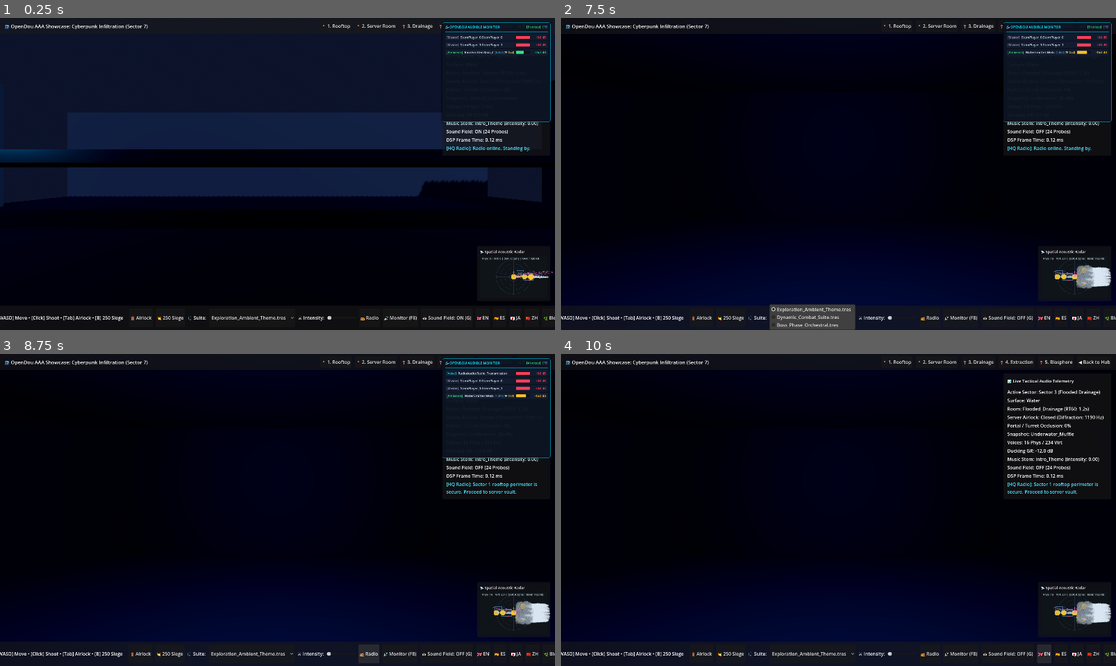
Above: before the commit, frames 1-4 (two rows, left to right).
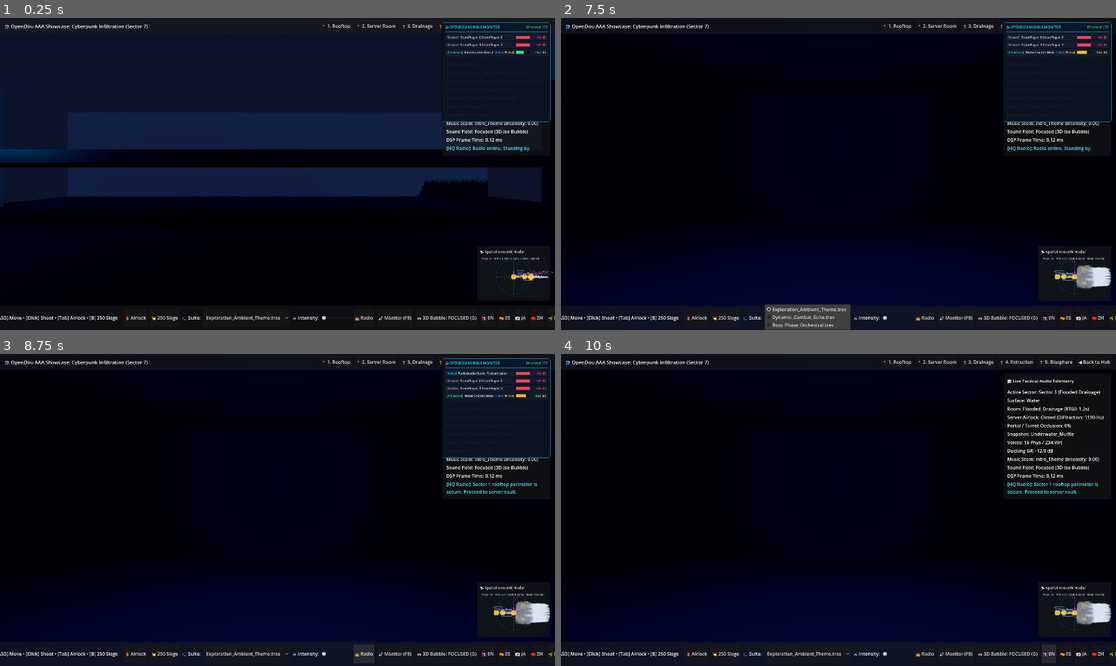
Above: after the commit, the same moments.

Repository: andinodev/opendou
Game: Godot game, scene res://scenes/demos/07_cyberpunk_infiltration/demo_cyberpunk_infiltration.tscn
The game is run twice, just before and just after one commit, with the same random seed, the same clock (stepped at 60 frames per second) and the same inputs. This scene is started directly instead of the project's main scene.
Inputs:
- Up to frame 1 (0.25 s): no input
- Up to frame 2 (7.5 s): click "👁️ Sound Field: ON (G)" (after the commit: "👁️ 3D Bubble: FOCUSED (G)") at 0.5 s; click "👁️ Sound Field: OFF (G)" (after the commit: "👁️ 3D Bubble: ALL ACTIVE (G)") at 1.25 s; click "👁️ Sound Field: ON (G)" (after the commit: "👁️ 3D Bubble: OFF (G)") at 2 s; click "📍 1. Rooftop" at 2.75 s; click "📍 3. Drainage" at 3.5 s; click "📍 4. Extraction" at 4.25 s; click "📍 5. Biosphere" at 5 s; click "🚪 Airlock" at 5.75 s; click "💥 250 Siege" at 6.5 s; click "Exploration_Ambient_Theme.tres" at 7.25 s
- Up to frame 3 (8.75 s): click "📻 Radio" at 8 s
- Up to frame 4 (10 s): click "🔊 Monitor (F8)" at 8.75 s; click "🇬🇧 EN" at 9.5 s

The runs differ from the first frame. In frame 1, 0.8% of the frame differs, in the area x 0-100%, y 35-98%; in frame 2, 1.1%, in the area x 0-100%, y 35-100%; in frame 3, 0.9%; in frame 4, 0.9%.

Commit message:
feat(demos): integrate 3D acoustic iso-bubble cycling and multi-selection in Cyberpunk demo (Task 2 - TASK-049)

Diff:
--- a/scenes/demos/07_cyberpunk_infiltration/demo_cyberpunk_infiltration.gd
+++ b/scenes/demos/07_cyberpunk_infiltration/demo_cyberpunk_infiltration.gd
@@ -382,11 +382,29 @@
 func _on_toggle_acoustics_pressed() -> void:
 	if not acoustic_debugger:
 		acoustic_debugger = get_node_or_null("LevelGeometry/AcousticDebugger")
+	if not btn_toggle_acoustics:
+		btn_toggle_acoustics = get_node_or_null("TacticalHUD/BottomBar/Margin/HBox/BtnToggleAcoustics") if get_node_or_null("TacticalHUD/BottomBar/Margin/HBox/BtnToggleAcoustics") else get_node_or_null("UI/ControlsPanel/Margin/HBox/BtnToggleAcoustics")
+	if not lbl_sound_field:
+		lbl_sound_field = get_node_or_null("TacticalHUD/HUDPanel/Margin/VBox/LblSoundField") if get_node_or_null("TacticalHUD/HUDPanel/Margin/VBox/LblSoundField") else get_node_or_null("UI/HUDPanel/Margin/VBox/LblSoundField")
+
 	if acoustic_debugger:
-		acoustic_debugger.toggle_debug()
+		if not acoustic_debugger.enabled:
+			acoustic_debugger.enabled = true
+			acoustic_debugger.display_mode = 0 # Focused (Only_Selected)
+		elif acoustic_debugger.display_mode == 0:
+			acoustic_debugger.display_mode = 1 # All Active (Active_Audible_Only)
+		else:
+			acoustic_debugger.enabled = false
+
 	if btn_toggle_acoustics:
-		var is_on = acoustic_debugger.enabled if acoustic_debugger else false
-		btn_toggle_acoustics.text = "👁️ Sound Field: %s (G)" % ("ON" if is_on else "OFF")
+		var btn_txt = "👁️ 3D Bubble: OFF (G)"
+		if acoustic_debugger and acoustic_debugger.enabled:
+			if acoustic_debugger.display_mode == 0:
+				btn_txt = "👁️ 3D Bubble: FOCUSED (G)"
+			else:
+				btn_txt = "👁️ 3D Bubble: ALL ACTIVE (G)"
+		btn_toggle_acoustics.text = btn_txt
+
 	_update_hud()
 
 func _on_back_pressed() -> void:
@@ -764,6 +782,5 @@
 		lbl_voices.text = "Voices: %d Phys / %d Virt" % [phys, virt]
 
 	if lbl_sound_field:
-		var is_on = acoustic_debugger.enabled if acoustic_debugger else false
-		var ray_count = acoustic_debugger.probe_ray_count if acoustic_debugger else 24
-		lbl_sound_field.text = "Sound Field: %s (%d Probes)" % ["ON" if is_on else "OFF", ray_count]
+		var mode_str = "OFF" if not (acoustic_debugger and acoustic_debugger.enabled) else ("Focused (3D Iso-Bubble)" if acoustic_debugger.display_mode == 0 else "All Active (3D)")
+		lbl_sound_field.text = "Sound Field: %s" % mode_str
--- a/scenes/demos/07_cyberpunk_infiltration/demo_cyberpunk_infiltration.tscn
+++ b/scenes/demos/07_cyberpunk_infiltration/demo_cyberpunk_infiltration.tscn
@@ -225,7 +225,7 @@
 material_preset = "Metal"
 floor_surface = &"Metal"
 absorption_coefficient = 0.56
-calculated_rt60 = 2.07741935483871
+calculated_rt60 = 12.0
 
 [node name="RoomShape" type="CollisionShape3D" parent="LevelGeometry/Sector2_ServerRoom/ServerRoomArea" unique_id=198274911]
 shape = SubResource("BoxShape3D_server")
@@ -470,7 +470,7 @@
 room_name = &"Biosphere_Sanctuary"
 material_preset = "Metal"
 floor_surface = &"Metal"
-calculated_rt60 = 0.8944444444444444
+calculated_rt60 = 12.0
 
 [node name="RoomShape" type="CollisionShape3D" parent="LevelGeometry/Sector5_Biosphere/BiosphereRoom" unique_id=310100018]
 shape = SubResource("BoxShape3D_biosphere")
@@ -484,6 +484,7 @@
 
 [node name="CanopyWind_FL" type="AudioStreamPlayer3D" parent="LevelGeometry/Sector5_Biosphere" unique_id=310100001]
 transform = Transform3D(1, 0, 0, 0, 1, 0, 0, 0, 1, 74, 3.5, -6)
+visible = false
 volume_db = -8.0
 unit_size = 5.0
 autoplay = true
@@ -495,6 +496,7 @@
 
 [node name="Waterfall_FR" type="AudioStreamPlayer3D" parent="LevelGeometry/Sector5_Biosphere" unique_id=310100002]
 transform = Transform3D(1, 0, 0, 0, 1, 0, 0, 0, 1, 86, 3.5, -6)
+visible = false
 volume_db = -8.0
 unit_size = 5.0
 autoplay = true
@@ -506,6 +508,7 @@
 
 [node name="Bird_C" type="AudioStreamPlayer3D" parent="LevelGeometry/Sector5_Biosphere" unique_id=310100003]
 transform = Transform3D(1, 0, 0, 0, 1, 0, 0, 0, 1, 80, 2, -8)
+visible = false
 volume_db = -6.0
 unit_size = 5.0
 autoplay = true
@@ -515,7 +518,8 @@
 synth_preset = "Bird_Chirp"
 
 [node name="Thunder_LFE" type="AudioStreamPlayer3D" parent="LevelGeometry/Sector5_Biosphere" unique_id=310100004]
-transform = Transform3D(1, 0, 0, 0, 1, 0, 0, 0, 1, 80, -0.5, 0)
+transform = Transform3D(1, 0, 0, 0, 1, 0, 0, 0, 1, 80, 0.38746023, 0)
+visible = false
 volume_db = -4.0
 unit_size = 6.0
 autoplay = true
@@ -526,6 +530,7 @@
 
 [node name="Cicada_SL" type="AudioStreamPlayer3D" parent="LevelGeometry/Sector5_Biosphere" unique_id=310100005]
 transform = Transform3D(1, 0, 0, 0, 1, 0, 0, 0, 1, 71, 1.5, 0)
+visible = false
 volume_db = -9.0
 unit_size = 5.0
 autoplay = true
@@ -537,6 +542,7 @@
 
 [node name="Frog_SR" type="AudioStreamPlayer3D" parent="LevelGeometry/Sector5_Biosphere" unique_id=310100006]
 transform = Transform3D(1, 0, 0, 0, 1, 0, 0, 0, 1, 89, 1.5, 0)
+visible = false
 volume_db = -7.0
 unit_size = 5.0
 autoplay = true
@@ -548,6 +554,7 @@
 
 [node name="Rain_RL" type="AudioStreamPlayer3D" parent="LevelGeometry/Sector5_Biosphere" unique_id=310100007]
 transform = Transform3D(1, 0, 0, 0, 1, 0, 0, 0, 1, 74, 2.5, 6)
+visible = false
 volume_db = -9.0
 unit_size = 5.0
 autoplay = true
@@ -559,6 +566,7 @@
 
 [node name="Droplet_RR" type="AudioStreamPlayer3D" parent="LevelGeometry/Sector5_Biosphere" unique_id=310100008]
 transform = Transform3D(1, 0, 0, 0, 1, 0, 0, 0, 1, 86, 2.5, 6)
+visible = false
 volume_db = -7.0
 unit_size = 5.0
 autoplay = true
@@ -570,6 +578,7 @@
 
 [node name="OrbitingBeeEmitter" type="AudioStreamPlayer3D" parent="LevelGeometry/Sector5_Biosphere" unique_id=310100009]
 transform = Transform3D(1, 0, 0, 0, 1, 0, 0, 0, 1, 85, 1.5, 0)
+visible = false
 volume_db = -8.0
 unit_size = 4.0
 autoplay = true
@@ -580,11 +589,6 @@
 
 [node name="AcousticDebugger" type="Node3D" parent="LevelGeometry" unique_id=987654320]
 script = ExtResource("11_debugger")
-enabled = true
-probe_ray_count = 24
-show_unit_size_core = true
-show_occlusion_rays = true
-show_sound_field_mesh = true
 
 [node name="ChaosEmittersParent" type="Node3D" parent="LevelGeometry" unique_id=943152636]
 visible = false
@@ -760,7 +764,7 @@
 
 [node name="LblSoundField" type="Label" parent="TacticalHUD/HUDPanel/Margin/VBox" unique_id=987654324]
 layout_mode = 2
-text = "Sound Field: 24 Probes (ON)"
+text = "Sound Field: Focused (3D Iso-Bubble)"
 
 [node name="LblDSP" type="Label" parent="TacticalHUD/HUDPanel/Margin/VBox" unique_id=132943054]
 layout_mode = 2
@@ -879,7 +883,7 @@
 
 [node name="BtnToggleAcoustics" type="Button" parent="TacticalHUD/BottomBar/Margin/HBox" unique_id=987654323]
 layout_mode = 2
-text = "👁️ Sound Field: ON (G)"
+text = "👁️ 3D Bubble: FOCUSED (G)"
 
 [node name="BtnLangEN" type="Button" parent="TacticalHUD/BottomBar/Margin/HBox" unique_id=1795084415]
 layout_mode = 2
--- a/tests/test_cyberpunk_demo.gd
+++ b/tests/test_cyberpunk_demo.gd
@@ -351,7 +351,7 @@
 			if bee_node.position == init_pos:
 				failures.append("Test 9j Failed: OrbitingBeeEmitter position did not update after _process")
 
-	# Test 27: OpenDouAcousticDebugger3D node and Tactical HUD toggle button integration
+	# Test 27: OpenDouAcousticDebugger3D node and Tactical HUD 3-state cycling toggle
 	var debug_node = instance.get_node_or_null("LevelGeometry/AcousticDebugger")
 	if not debug_node:
 		failures.append("Test 27a Failed: demo_cyberpunk_infiltration.tscn missing LevelGeometry/AcousticDebugger node")
@@ -368,26 +368,59 @@
 		btn_acoustics = instance.get_node_or_null("TacticalHUD/ControlsPanel/Margin/HBox/BtnToggleAcoustics")
 	if not btn_acoustics:
 		failures.append("Test 27e Failed: TacticalHUD missing BtnToggleAcoustics button")
-	else:
-		if not btn_acoustics.text.contains("Sound Field"):
-			failures.append("Test 27f Failed: BtnToggleAcoustics text expected to contain 'Sound Field', got '%s'" % btn_acoustics.text)
 
 	var lbl_sf = instance.get_node_or_null("TacticalHUD/HUDPanel/Margin/VBox/LblSoundField")
 	if not lbl_sf:
-		failures.append("Test 27g Failed: TacticalHUD missing LblSoundField label")
-
-	# Test toggle function in instance
+		failures.append("Test 27f Failed: TacticalHUD missing LblSoundField label")
+
+	# Test 3-state cycling of _on_toggle_acoustics_pressed() in instance:
+	# Initial (Focused): enabled = true, display_mode = 0
+	# Cycle 1 -> All Active: enabled = true, display_mode = 1
+	# Cycle 2 -> OFF: enabled = false
+	# Cycle 3 -> Focused: enabled = true, display_mode = 0
 	if instance.has_method("_on_toggle_acoustics_pressed"):
-		var initial_state = instance.acoustic_debugger.enabled if instance.acoustic_debugger else true
+		if instance.acoustic_debugger == null:
+			instance.acoustic_debugger = instance.get_node_or_null("LevelGeometry/AcousticDebugger")
+		if instance.lbl_sound_field == null:
+			instance.lbl_sound_field = instance.get_node_or_null("TacticalHUD/HUDPanel/Margin/VBox/LblSoundField")
+		if instance.btn_toggle_acoustics == null:
+			instance.btn_toggle_acoustics = instance.get_node_or_null("TacticalHUD/BottomBar/Margin/HBox/BtnToggleAcoustics")
+
+		instance._update_hud()
+
+		# Initial state
+		if instance.lbl_sound_field:
+			if instance.lbl_sound_field.text != "Sound Field: Focused (3D Iso-Bubble)":
+				failures.append("Test 27g Failed: Initial lbl_sound_field expected 'Sound Field: Focused (3D Iso-Bubble)', got '%s'" % instance.lbl_sound_field.text)
+
+		# 1st toggle: Focused (0) -> All Active (1)
 		instance._on_toggle_acoustics_pressed()
-		var new_state = instance.acoustic_debugger.enabled if instance.acoustic_debugger else false
-		if new_state == initial_state:
-			failures.append("Test 27h Failed: _on_toggle_acoustics_pressed did not toggle acoustic_debugger.enabled")
+		if not instance.acoustic_debugger.enabled or instance.acoustic_debugger.display_mode != 1:
+			failures.append("Test 27h Failed: 1st toggle expected enabled=true & display_mode=1 (All Active), got enabled=%s, mode=%d" % [str(instance.acoustic_debugger.enabled), instance.acoustic_debugger.display_mode])
+		if btn_acoustics and btn_acoustics.text != "👁️ 3D Bubble: ALL ACTIVE (G)":
+			failures.append("Test 27i Failed: 1st toggle button text expected '👁️ 3D Bubble: ALL ACTIVE (G)', got '%s'" % btn_acoustics.text)
+		if lbl_sf and lbl_sf.text != "Sound Field: All Active (3D)":
+			failures.append("Test 27j Failed: 1st toggle lbl_sound_field expected 'Sound Field: All Active (3D)', got '%s'" % lbl_sf.text)
+
+		# 2nd toggle: All Active (1) -> OFF (enabled=false)
 		instance._on_toggle_acoustics_pressed()
-		if instance.acoustic_debugger and instance.acoustic_debugger.enabled != initial_state:
-			failures.append("Test 27i Failed: _on_toggle_acoustics_pressed second toggle did not restore enabled state")
-	else:
-		failures.append("Test 27j Failed: Scene instance missing _on_toggle_acoustics_pressed method")
+		if instance.acoustic_debugger.enabled:
+			failures.append("Test 27k Failed: 2nd toggle expected enabled=false (OFF), got enabled=true")
+		if btn_acoustics and btn_acoustics.text != "👁️ 3D Bubble: OFF (G)":
+			failures.append("Test 27l Failed: 2nd toggle button text expected '👁️ 3D Bubble: OFF (G)', got '%s'" % btn_acoustics.text)
+		if lbl_sf and lbl_sf.text != "Sound Field: OFF":
+			failures.append("Test 27m Failed: 2nd toggle lbl_sound_field expected 'Sound Field: OFF', got '%s'" % lbl_sf.text)
+
+		# 3rd toggle: OFF -> Focused (0, enabled=true)
+		instance._on_toggle_acoustics_pressed()
+		if not instance.acoustic_debugger.enabled or instance.acoustic_debugger.display_mode != 0:
+			failures.append("Test 27n Failed: 3rd toggle expected enabled=true & display_mode=0 (Focused), got enabled=%s, mode=%d" % [str(instance.acoustic_debugger.enabled), instance.acoustic_debugger.display_mode])
+		if btn_acoustics and btn_acoustics.text != "👁️ 3D Bubble: FOCUSED (G)":
+			failures.append("Test 27o Failed: 3rd toggle button text expected '👁️ 3D Bubble: FOCUSED (G)', got '%s'" % btn_acoustics.text)
+		if lbl_sf and lbl_sf.text != "Sound Field: Focused (3D Iso-Bubble)":
+			failures.append("Test 27p Failed: 3rd toggle lbl_sound_field expected 'Sound Field: Focused (3D Iso-Bubble)', got '%s'" % lbl_sf.text)
+	else:
+		failures.append("Test 27q Failed: Scene instance missing _on_toggle_acoustics_pressed method")
 
 	demo.free()
 	instance.free()
Not shown, changed: docs/tasks/completed.md
Not shown, changed: docs/tasks/current.md
